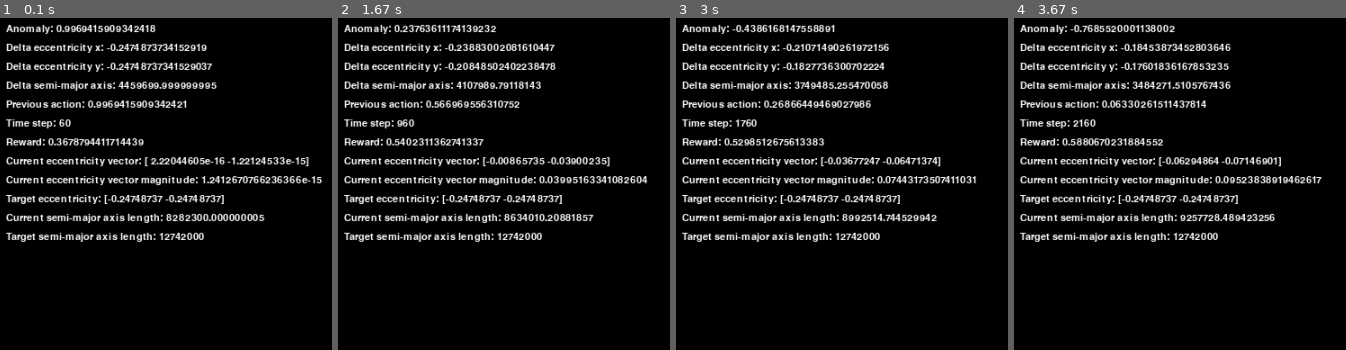
Above: before the commit, frames 1-4 (left to right).
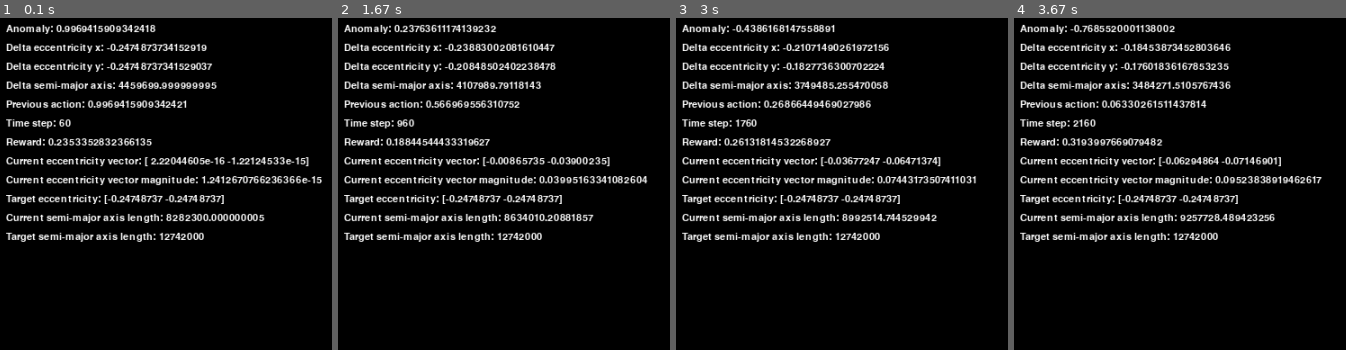
Above: after the commit, the same moments.

Repository: degtrdg/hohmann-transfer-rl
Game: pygame game, started from game.py
The game is run twice, just before and just after one commit, with the same random seed, the same clock (stepped at 60 frames per second) and the same inputs.
Inputs:
- Up to frame 1 (0.1 s): no input
- Up to frame 2 (1.67 s): tap Space at 0.33, 0.73, 1.03, 1.23, 1.57 s
- Up to frame 3 (3 s): tap Space at 1.87, 2.07, 2.37, 2.63, 2.97 s
- Up to frame 4 (3.67 s): tap Space at 3.27, 3.4 s
The pictures show only the part of the screen within x 0-50%, y 0-50%; the shares and areas given below are measured in that part.

The runs differ from the first frame. In frame 1, 0.5% of the frame differs, in the area x 16-46%, y 36-39%; in frame 2, 0.5%; in frame 3, 0.5%; in frame 4, 0.5%.

Commit message:
made prettier pictures

Diff:
--- a/SimpleBurnEnv.py
+++ b/SimpleBurnEnv.py
@@ -70,7 +70,12 @@
         delta_e = np.linalg.norm(state[1:3])/np.linalg.norm(self.target[0])
         delta_a = state[3]/(self.target[1]-self.a0)
 
-        return np.exp(-((delta_e)**2)) + action*.1
+        if np.linalg.norm(state[1:3]) > np.linalg.norm(self.target[0])*.99:
+            wait_reward = .1
+        else:
+            wait_reward = 0
+
+        return np.exp(-(delta_e**2 + delta_a**2)) + wait_reward
 
     def step(self, action, dt=10):
         # TODO: Add further terminal conditions and reward
@@ -115,8 +120,8 @@
 
         if self.t0 >= self.max_t or e_norm >= target_e_norm*1.2 or \
             (np.linalg.norm(self.orbit_state[1:3]) > 1e-3 and np.abs(self.state[4]) > np.pi/2) or \
-                self.state[3] <= -self.tbr.r1*0.7 or \
-                    self.state[4] < -np.pi/3:
+                self.state[3] <= -self.tbr.r1*0.1 or \
+                    self.state[4] < -np.pi/6:
             truncated = True
         else:
             truncated = False
--- a/simple_agent_reward.py
+++ b/simple_agent_reward.py
@@ -10,7 +10,7 @@
 
 # Load model
 model_dir = "models/simple/DQN"
-model = PPO.load(f'{model_dir}/340000')
+model = PPO.load(f'{model_dir}/90000')
 
 plt.figure(figsize=(8,5))
 plt.subplot(2,3,1)
@@ -64,7 +64,7 @@
     r = r[:-1, :-1]
     return e, a, r
 
-e, a, r = reward_space(lambda e,a: np.exp(-((2*e)**2 + a**2)))
+e, a, r = reward_space(lambda e,a: np.exp(-((e)**2 + a**2)))
 r_min, r_max = -np.abs(r).max(), np.abs(r).max()
 
 c = plt.pcolormesh(e, a, r, cmap='RdBu', vmin=r_min, vmax=r_max)
--- a/simple_orbit_example.py
+++ b/simple_orbit_example.py
@@ -30,7 +30,7 @@
     env.reset(theta=v)
     e, a = env.target
     trajectory = om.orbit_trajectory(e, a)
-    plt.plot(trajectory[0,:], trajectory[1,:], color=cm(1.*i/len(thetas)))
+    plt.plot(trajectory[0,:], trajectory[1,:], color=cm(1.*i/len(thetas)), linewidth=4)
 plt.plot(positions[:, 0], positions[:, 1], color='black')
 plt.grid(color='lightgray',linestyle='--')
 plt.title("Example Targets")
--- a/simple_orbital_distribution.py
+++ b/simple_orbital_distribution.py
@@ -19,7 +19,7 @@
     trajectory = om.orbit_trajectory(e, a)
     plt.plot(trajectory[0,:], trajectory[1,:], 'darkorange', alpha=0.01)
 
-trajectory = om.orbit_trajectory(env.state[1:3], env.state[3])
+trajectory = om.orbit_trajectory(env.orbit_state[1:3], env.orbit_state[3])
 plt.plot(trajectory[0,:], trajectory[1,:], 'cyan', alpha=1)
 
 ax.set_xticks(major_ticks)
Renamed: pretty-pictures/example_targets.png -> pretty-pictures/example_targetsv101.png
Binary file added: pretty-pictures/example_targetsv102.png
